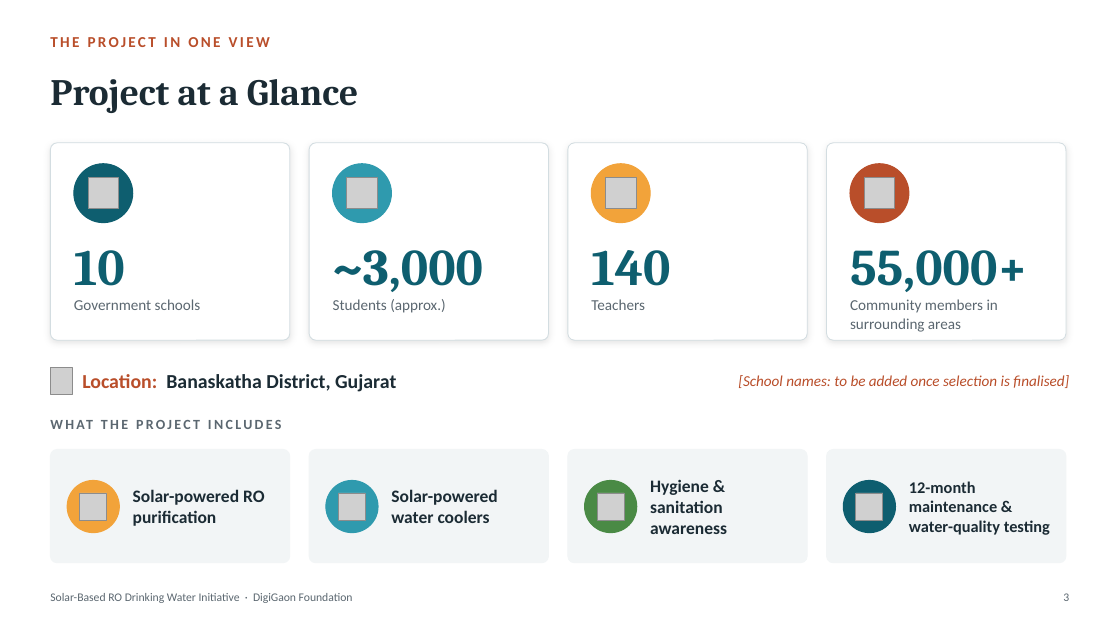
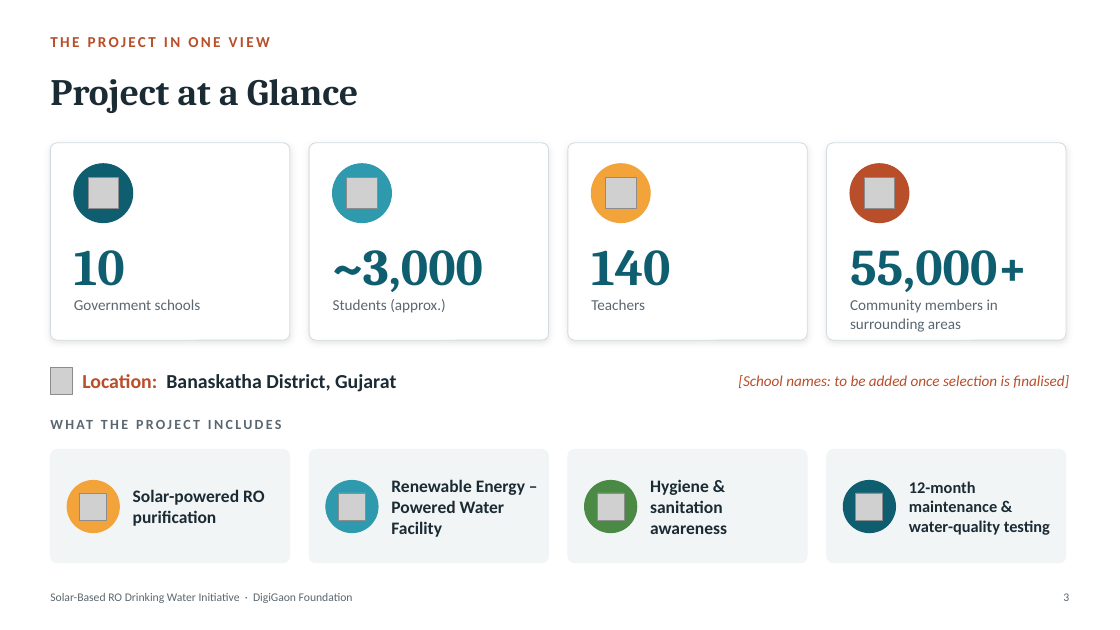
Before and after one commit to Harshtiwari940/Harshtiwari940, a slide deck: slide 3 of presentations/Solar_RO_Implementation_Overview.pptx. Drawn at 1120x630 pixels with LibreOffice and Linux fonts; fonts in the diff are those of the drawing; grey boxes stand for pictures. Boxes give left, top, right and bottom in pixels: in the first picture for what was removed or moved away, otherwise in the second. Text is boxed around its words. In the diff, an @@ line names an element or a change of style, - is before the commit and + after.

```diff
--- a/presentations/Solar_RO_Implementation_Overview.pptx
+++ b/presentations/Solar_RO_Implementation_Overview.pptx
@@ text at box(391, 479, 525, 537): text changed @@
-Solar-powered water coolers
+Renewable Energy –Powered Water Facility
```
Also in this commit, not shown: 4 other slides changed.
